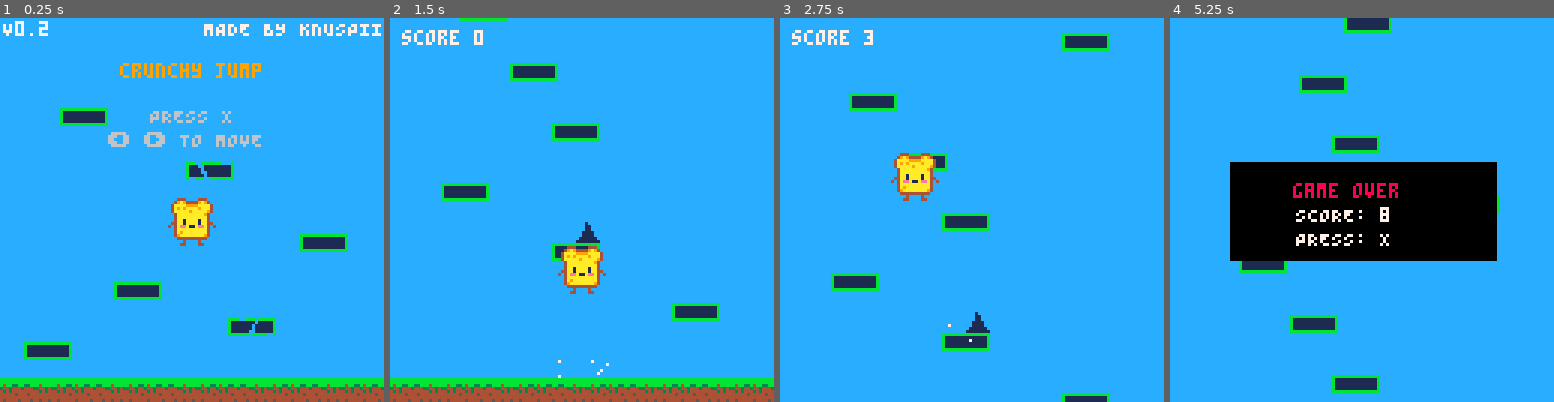
Above: before the commit, frames 1-4 (left to right).
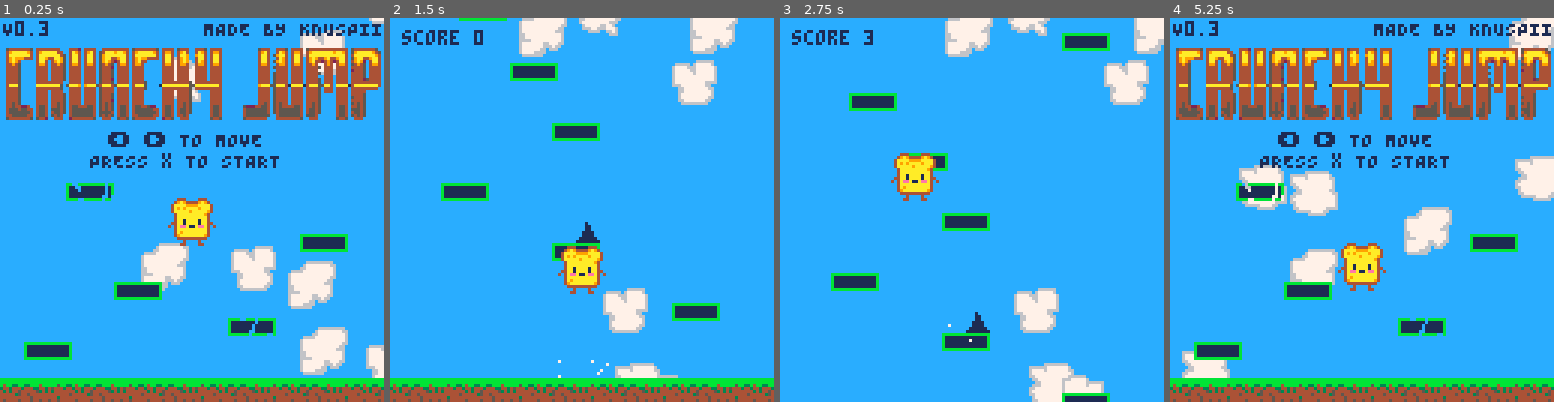
Above: after the commit, the same moments.

Repository: Knuspii/crunchy-jump
Game: PICO-8 cartridge crunchy_jump.p8
The game is run twice, just before and just after one commit, with the same random seed, the same clock (stepped at 60 frames per second) and the same inputs.
Inputs:
- Up to frame 1 (0.25 s): no input
- Up to frame 2 (1.5 s): tap X (X key) at 1.07 s
- Up to frame 3 (2.75 s): hold Left 1.97-2.37 s; tap X (X key) at 2.07, 2.4, 2.73 s
- Up to frame 4 (5.25 s): hold Right 2.87-3.53 s; tap X (X key) every 0.33 s from 3.07 to 5.07 s; hold Right 4.13-4.53 s; hold Left from 5.13 s (still down)

The runs differ from the first frame. In frame 1, 23% of the frame differs, in the area x 0-100%, y 0-100%; in frame 2, 6.0%; in frame 3, 6.2%; in frame 4, 46%.

Commit message:
Big overhaul to visuals
-Added clouds
-Added particles when using jump boost
-Added new character design when gameover
-Improved Main Menu
-Camera fixes

Diff:
--- a/crunchy_jump.p8
+++ b/crunchy_jump.p8
@@ -8,6 +8,7 @@
 -- 000 = going up
 -- 002 = apex / standing
 -- 004 = going down
+-- 006 = game over
 
 -- platforms
 -- 096 = normal
@@ -23,6 +24,12 @@
 -- 129 = spike 2
 -- 130 = coin
 -- 131 = jump boost
+
+-- clouds
+-- 104 = cloud 1
+-- 106 = cloud 2
+-- 108 = cloud 3
+-- 110 = cloud 4
 
 -- sounds
 -- 00 = jump
@@ -81,6 +88,14 @@
     platforms={}
     particles={}
     items={}
+    clouds={}
+
+
+    ------------------------------------------------
+    -- CLOUDS
+    ------------------------------------------------
+
+    setup_clouds()
 
 
     ------------------------------------------------
@@ -163,71 +178,107 @@
 
 
 --------------------------------------------------
--- MENU PLATFORMS
---------------------------------------------------
-
-function setup_menu()
-
-    platforms={}
-    items={}
-    camera_y=0
-
-    -- menu ground
-    add_platform(
-        0,
-        120,
-        128,
-        "ground"
-    )
-
-    -- static decoration platforms
-    add_platform(
-        8,
+-- CLOUD SETUP
+--------------------------------------------------
+
+function setup_clouds()
+
+    clouds={}
+
+    local cloud_sprites={
+        104,
+        106,
         108,
-        16,
-        "normal"
-    )
-
-    add_platform(
-        38,
-        88,
-        16,
-        "normal"
-    )
-
-    add_platform(
-        76,
-        100,
-        16,
-        "broken1"
-    )
-
-    add_platform(
-        100,
-        72,
-        16,
-        "normal"
-    )
-
-    add_platform(
-        62,
-        48,
-        16,
-        "broken2"
-    )
-
-    add_platform(
-        20,
-        30,
-        16,
-        "normal"
-    )
-
-    player.x=56
-    player.y=95
-
-    player.dx=0
-    player.dy=normal_jump
+        110
+    }
+
+    for i=1,12 do
+
+        add(
+            clouds,
+            {
+                x=flr(rnd(128)),
+
+                -- position relative to camera
+                offset_y=flr(rnd(220))-60,
+
+                sprite=cloud_sprites[
+                    flr(rnd(4))+1
+                ],
+
+                -- horizontal speed
+                dx=0.15+rnd(0.35)
+            }
+        )
+
+    end
+
+end
+
+
+--------------------------------------------------
+-- UPDATE CLOUDS
+--------------------------------------------------
+
+function update_clouds()
+
+    for cloud in all(clouds) do
+
+        ------------------------------------------------
+        -- HORIZONTAL MOVEMENT
+        ------------------------------------------------
+
+        cloud.x+=cloud.dx
+
+
+        if cloud.x>128 then
+
+            cloud.x=-32
+
+        end
+
+
+        ------------------------------------------------
+        -- KEEP CLOUDS AROUND CAMERA
+        ------------------------------------------------
+
+        if cloud.offset_y>180 then
+
+            cloud.offset_y=
+                -60+rnd(40)
+
+        end
+
+
+        if cloud.offset_y<-80 then
+
+            cloud.offset_y=
+                140+rnd(60)
+
+        end
+
+    end
+
+end
+
+
+--------------------------------------------------
+-- DRAW CLOUDS
+--------------------------------------------------
+
+function draw_clouds()
+
+    for cloud in all(clouds) do
+
+        spr(
+            cloud.sprite,
+            cloud.x,
+            camera_y+cloud.offset_y,
+            2,
+            2
+        )
+
+    end
 
 end
 
@@ -424,6 +475,37 @@
 end
 
 
+--------------------------------------------------
+-- BOOST PARTICLES
+--------------------------------------------------
+
+function boost_particles(x,y)
+
+    for i=1,60 do
+
+        local a=rnd(1)*6.28
+        local spd=0.5+rnd(2)
+
+
+        add_particle(
+
+            x+8,
+            y+8,
+
+            cos(a)*spd,
+            sin(a)*spd-1,
+
+            10,
+
+            15+flr(rnd(15))
+
+        )
+
+    end
+
+end
+
+
 function broken_particles(x,y)
 
     for i=1,14 do
@@ -511,6 +593,13 @@
 function _update()
 
     ------------------------------------------------
+    -- CLOUDS
+    ------------------------------------------------
+
+    update_clouds()
+
+
+    ------------------------------------------------
     -- MENU
     ------------------------------------------------
 
@@ -567,11 +656,13 @@
     -- FALL OUT OF SCREEN
     ------------------------------------------------
 
-    if player.y-camera_y>128 then
+    if player.y-camera_y>128-16 then
 
         game_over=true
 
         mode="gameover"
+
+        player.sprite=6
 
         sfx(1)
 
@@ -820,9 +911,6 @@
 
                 ------------------------------------------------
                 -- FIX
-                -- player bottom = player.y + 15
-                -- platform top = p.y
-                -- therefore player.y = p.y - 15
                 ------------------------------------------------
 
                 player.y=
@@ -972,6 +1060,8 @@
 
                     mode="gameover"
 
+                    player.sprite=6
+
                     sfx(1)
 
                     return
@@ -1003,6 +1093,12 @@
                 player.sprite=0
 
                 sfx(2)
+
+
+                boost_particles(
+                    player.x,
+                    player.y
+                )
 
 
                 jump_particles(
@@ -1218,7 +1314,6 @@
 
     for x=0,120,8 do
 
-        -- fixed grass pattern
         local tile=64+(flr(x/8)%3)
 
         spr(
@@ -1301,42 +1396,101 @@
 
 
 --------------------------------------------------
+-- MENU PLATFORMS
+--------------------------------------------------
+
+function setup_menu()
+
+    platforms={}
+    items={}
+    camera_y=0
+
+    -- menu ground
+    add_platform(
+        0,
+        120,
+        128,
+        "ground"
+    )
+
+    -- static decoration platforms
+    add_platform(
+        8,
+        108,
+        16,
+        "normal"
+    )
+
+    add_platform(
+        38,
+        88,
+        16,
+        "normal"
+    )
+
+    add_platform(
+        76,
+        100,
+        16,
+        "broken1"
+    )
+
+    add_platform(
+        100,
+        72,
+        16,
+        "normal"
+    )
+
+    add_platform(
+        22,
+        55,
+        16,
+        "broken3"
+    )
+
+    player.x=56
+    player.y=95
+
+    player.dx=0
+    player.dy=normal_jump
+
+end
+
+
+--------------------------------------------------
 -- MENU
 --------------------------------------------------
 
 function draw_menu()
+    -- TITLE SCREEN
+    sspr(
+        0, 96,    -- Quelle X Y
+        128, 128, -- Quelle Breite Hれへhe
+        1, 8,     -- Ziel X Y
+        128, 128  -- Ziel Breite Hれへhe
+    )
 
     -- GAME VERSION
-
     print(
-        "V0.2",
+        "V0.3",
         1,
         1,
-        7
+        1
     )
-
 
     print(
         "MADE BY KNUSPII",
         68,
         1,
-        7
+        1
     )
 
-
     print(
-        "crunchy jump",
-        40,
-        15,
-        9
-    )
-
-
-    print(
-        "PRESS X",
-        50,
+        "PRESS x TO START",
         30,
-        6
+        45,
+        1
     )
 
 
@@ -1344,7 +1498,7 @@
         "⬅️ ➡️ TO MOVE",
         36,
         38,
-        6
+        1
     )
 
 end
@@ -1360,7 +1514,7 @@
 
 
     ------------------------------------------------
-    -- WORLD
+    -- WORLD CAMERA
     ------------------------------------------------
 
     camera(
@@ -1370,6 +1524,13 @@
 
 
     ------------------------------------------------
+    -- CLOUDS
+    ------------------------------------------------
+
+    draw_clouds()
+
+
+    ------------------------------------------------
     -- PLATFORMS
     ------------------------------------------------
 
@@ -1390,7 +1551,6 @@
 
     ------------------------------------------------
     -- ITEMS
-    -- visible during game AND gameover
     ------------------------------------------------
 
     if mode!="menu" then
@@ -1413,6 +1573,10 @@
 
     draw_player()
 
+
+    ------------------------------------------------
+    -- RESET CAMERA
+    ------------------------------------------------
 
     camera()
 
@@ -1438,7 +1602,7 @@
             "score "..score,
             4,
             4,
-            7
+            1
         )
 
     end
@@ -1461,7 +1625,7 @@
 
         print(
             "game over",
-            41,
+            47,
             55,
             8
         )
@@ -1469,15 +1633,15 @@
 
         print(
             "SCORE: "..score,
-            42,
+            47,
             63,
             7
         )
 
 
         print(
-            "PRESS: X",
-            42,
+            "PRESS: x TO RESTART",
+            27,
             71,
             7
         )
Not shown, changed: 145 lines of the sprite sheet (__gfx__) section of crunchy_jump.p8
Not shown, changed: the thumbnail (__label__) section of crunchy_jump.p8
Not shown, changed: crunchy_jump.js
Not shown, changed: index.html
